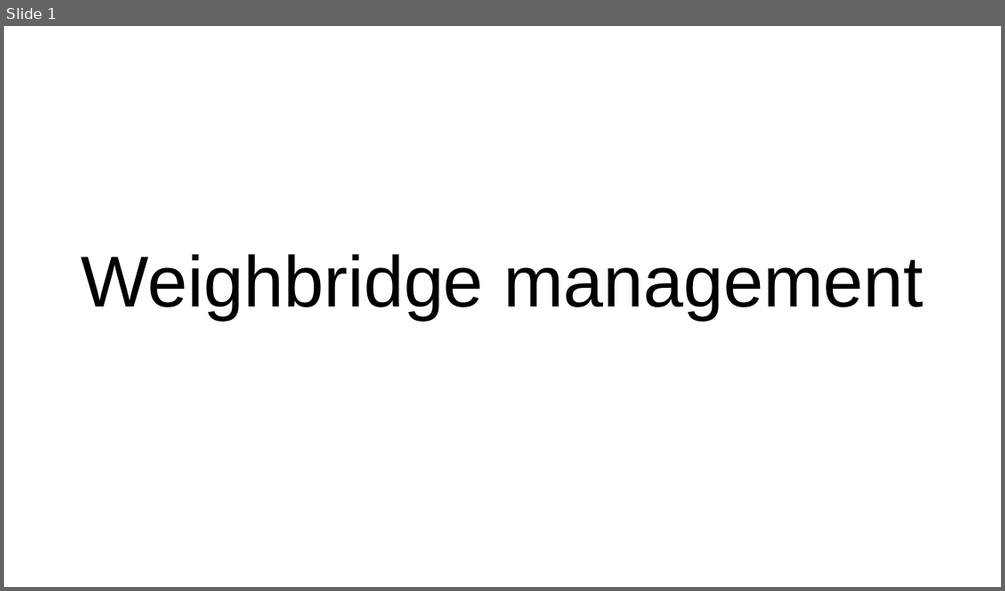
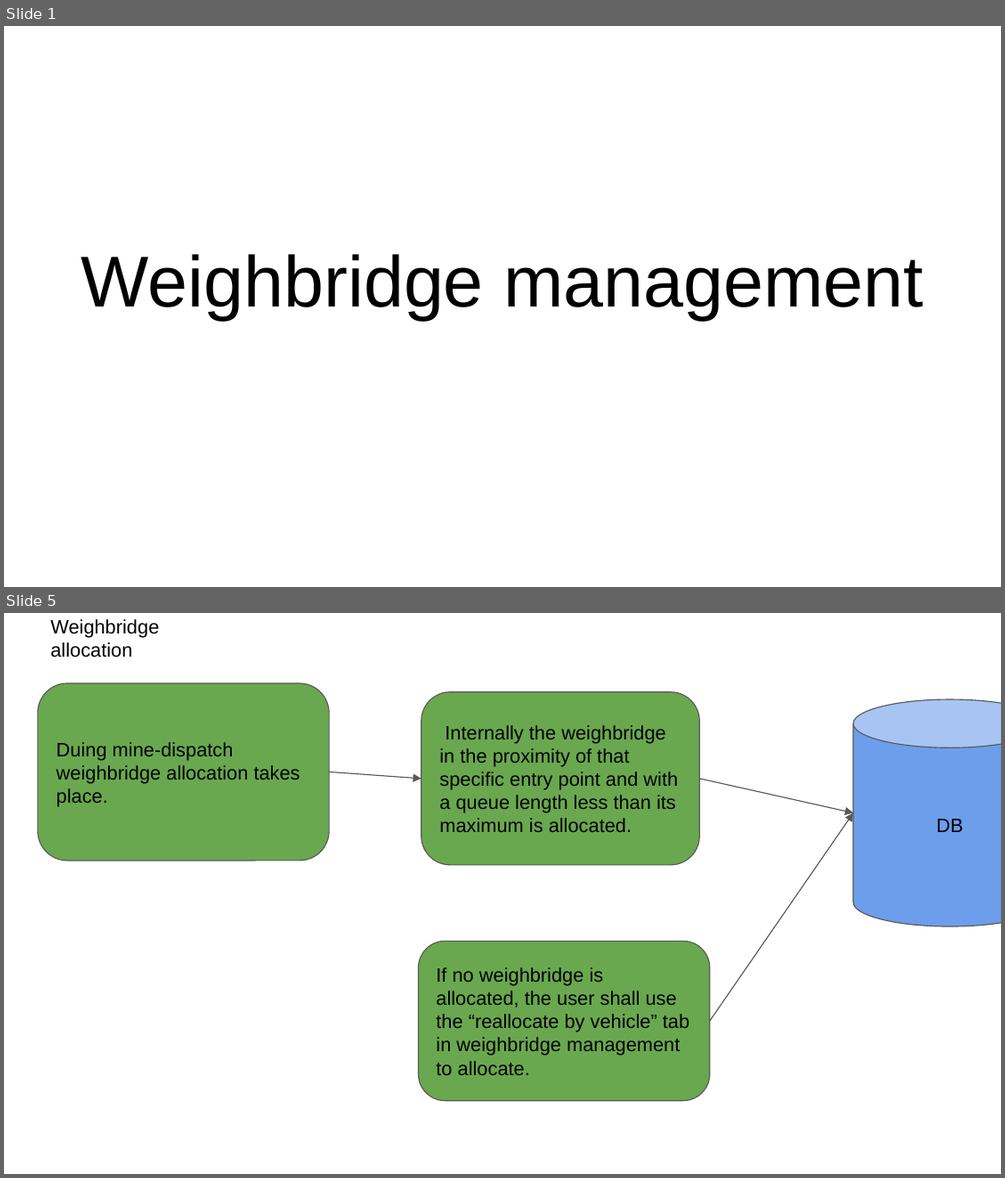
Before and after one commit to elogic-cscts/cscts_srs, a slide deck: Weigh_Bridge_Management_SRS/weighbridge-flow.pptx. Shown one above the other, each under a label of ours: slide 1 before the commit, slides 1 and 5 after it; the slides between them are not shown. The pictures are 1005x591 and 1005x1178 pixels, drawn with LibreOffice and Linux fonts; fonts in the diff are those of the drawing. Boxes give left, top, right and bottom in pixels: in the first picture for what was removed or moved away, otherwise in the second. Text is boxed around its words. In the diff, an @@ line names an element or a change of style, - is before the commit and + after.

Commit message:
yard ad stcokpile, weighbridge flow ppt

```diff
--- a/Weigh_Bridge_Management_SRS/weighbridge-flow.pptx
+++ b/Weigh_Bridge_Management_SRS/weighbridge-flow.pptx
@@ slide 5 added at (x1=4, y1=613, x2=1001, y2=1174), background #FFFFFF @@
@@ text added at (x1=50, y1=619, x2=159, y2=657), 14 pt, text #000000 @@
+Weighbridge allocation
@@ rounded rectangle added at (x1=38, y1=682, x2=329, y2=860), fill #6AA84F, outline #595959 0.75 pt, 14 pt, text #000000 @@
+Duing mine-dispatch weighbridge allocation takes place.
@@ rounded rectangle added at (x1=421, y1=691, x2=700, y2=864), fill #6AA84F, outline #595959 0.75 pt, 14 pt, text #000000 @@
+Internally the weighbridge in the proximity of that specific entry point and with a queue length less than its maximum is allocated.
@@ cylinder added at (x1=853, y1=699, x2=1001, y2=927), fill #6D9EEB, outline #595959 0.75 pt, 14 pt, text #000000 @@
+DB
@@ arrow added from (329, 771) to (421, 779), #595959 0.75 pt @@
@@ arrow added from (700, 779) to (853, 812), #595959 0.75 pt @@
@@ arrow added from (710, 1021) to (853, 812), #595959 0.75 pt @@
@@ rounded rectangle added at (x1=419, y1=941, x2=710, y2=1101), fill #6AA84F, outline #595959 0.75 pt, 14 pt, text #000000 @@
+If no weighbridge is allocated, the user shall use the “reallocate by vehicle” tab in weighbridge management to allocate.
```
Also in this commit, not shown: 1 slide changed, 2 other slides added, 1 slide removed, 1 other file.
